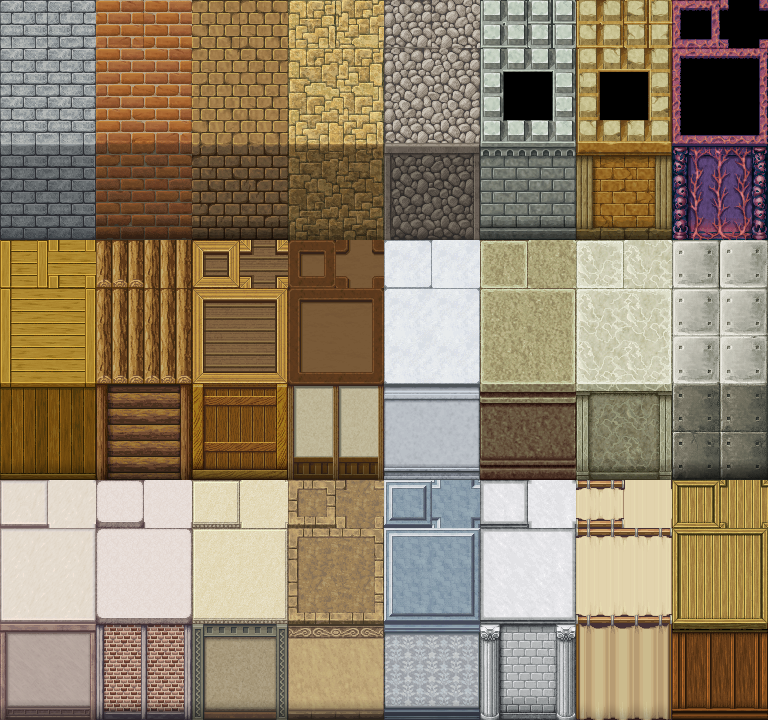
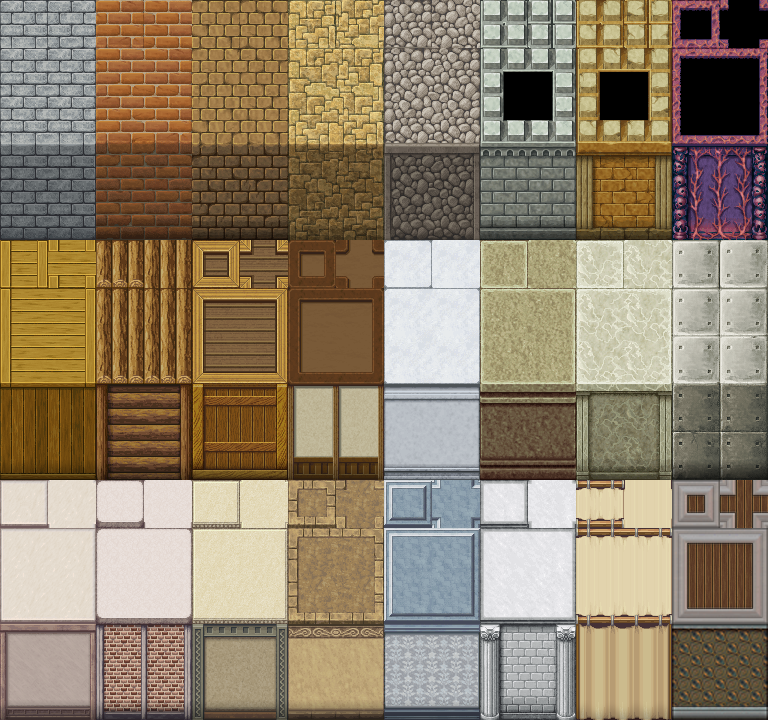
Before/after of a 768x720 layered artwork. What changed in the layer stack:
added group "New walls" with 9 layers above "Background" over bbox(672, 480, 768, 720)
added layer "Top Centre" (15%) in group "New walls" over bbox(685, 480, 768, 611)
added layer "Layer 4" in group "New walls" over bbox(672, 528, 768, 624)
added layer "Layer 3" in group "New walls" over bbox(672, 480, 720, 528)
added layer "Layer 2" in group "New walls" over bbox(720, 480, 768, 528)
added layer "New Walls" in group "New walls" over bbox(672, 480, 768, 720)
added layer "Background" over bbox(672, 480, 768, 720)
